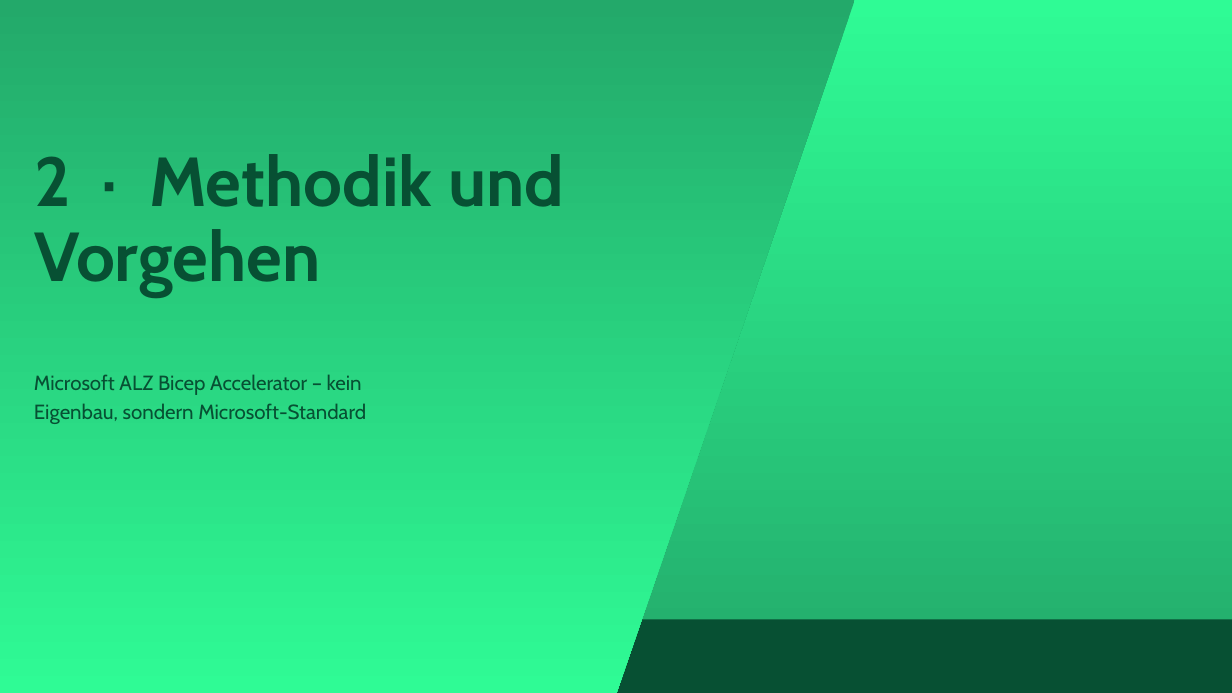
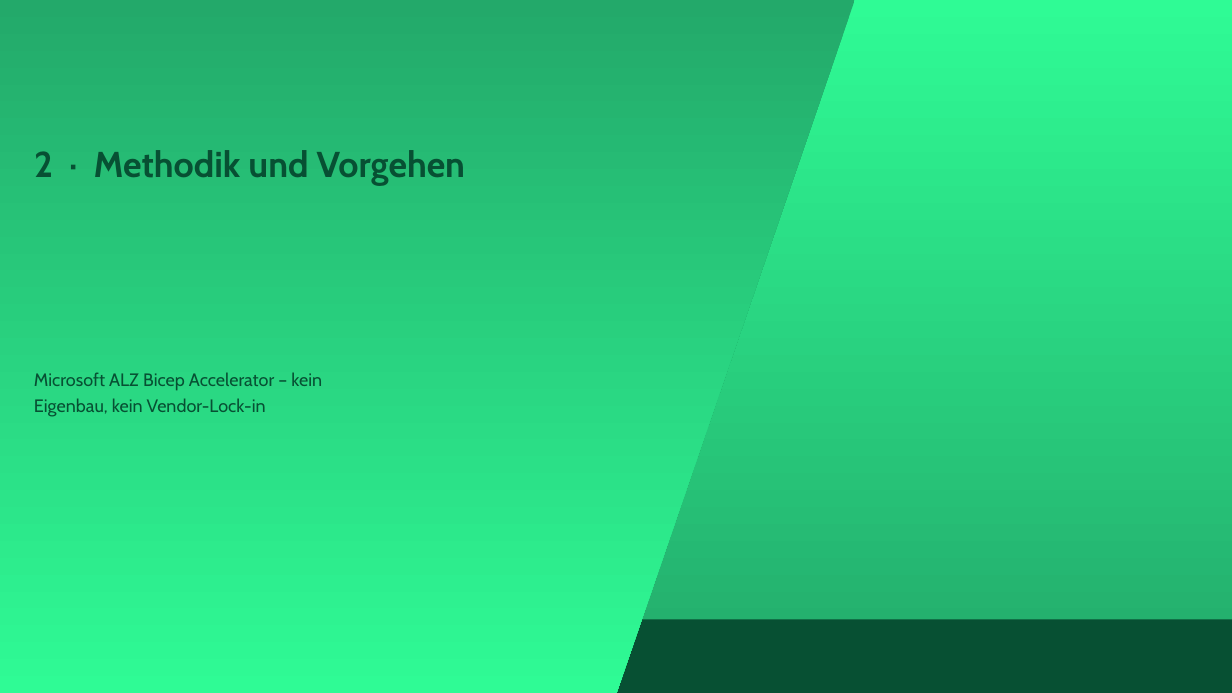
Before and after one commit to YannickBeck/azure-landing-zone, a slide deck: slide 8 of docs/konzept/Powerpoint/Azure-Landing-Zone-Konzept.pptx. Drawn at 1232x693 pixels with LibreOffice and Linux fonts; fonts in the diff are those of the drawing. Boxes give left, top, right and bottom in pixels: in the first picture for what was removed or moved away, otherwise in the second. Text is boxed around its words. In the diff, an @@ line names an element or a change of style, - is before the commit and + after.

```diff
--- a/docs/konzept/Powerpoint/Azure-Landing-Zone-Konzept.pptx
+++ b/docs/konzept/Powerpoint/Azure-Landing-Zone-Konzept.pptx
@@ title "2 · Methodik und Vorgehen" at (x1=34, y1=150, x2=465, y2=186): size 54 to 28 pt @@
@@ subtitle at (x1=34, y1=372, x2=322, y2=417): text changed; size 16 to 14 pt @@
-Microsoft ALZ Bicep Accelerator – kein Eigenbau, sondern Microsoft-Standard
+Microsoft ALZ Bicep Accelerator – kein Eigenbau, kein Vendor-Lock-in
```
Also in this commit, not shown: 24 other slides changed, 12 slides added, 17 slides removed, 1 other file.
